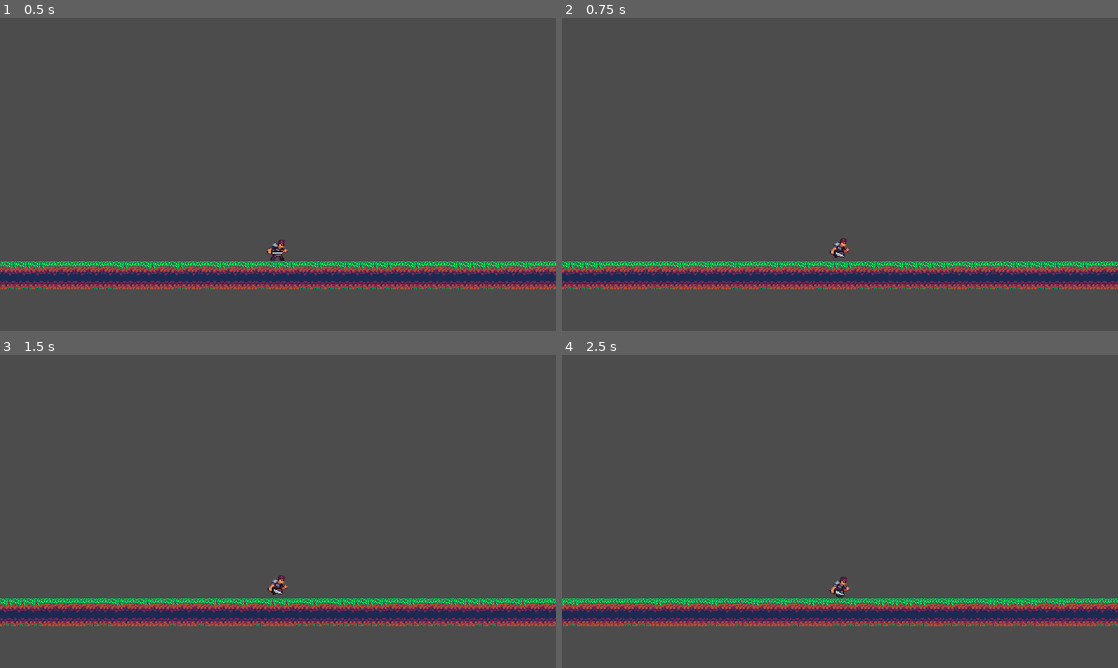
Above: before the commit, frames 1-4 (two rows, left to right).
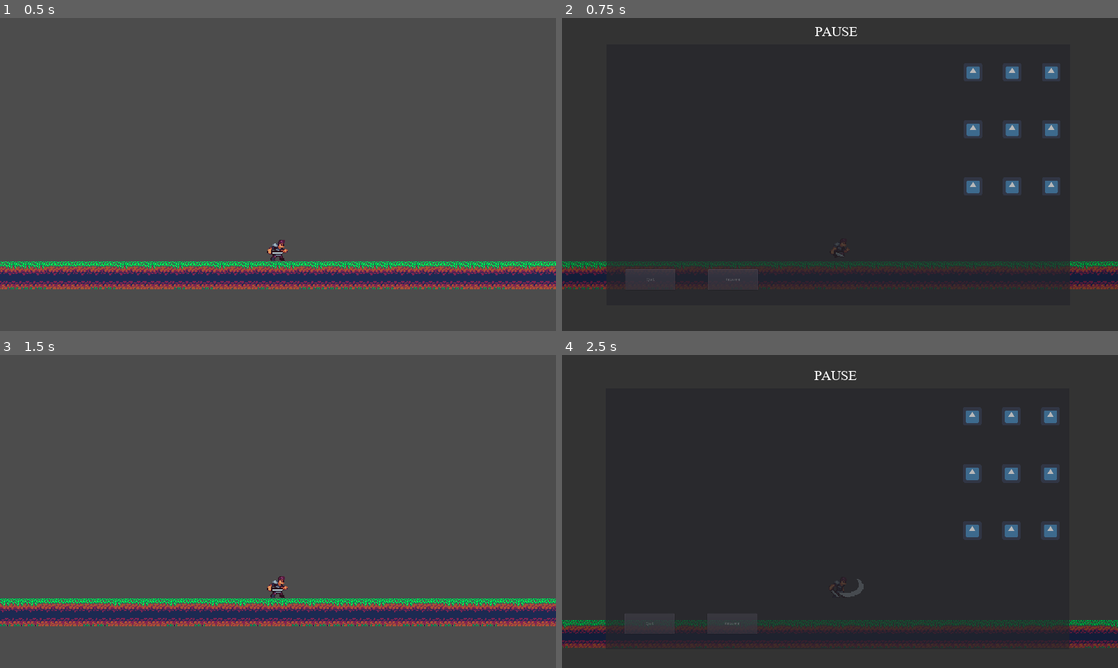
Above: after the commit, the same moments.

Repository: PanWitos/projekt-zespolowy
Game: Godot game, scene res://GameControl.tscn
The game is run twice, just before and just after one commit, with the same random seed, the same clock (stepped at 60 frames per second) and the same inputs. The engine's default icon, where the game draws it, is replaced by a stand-in: a white triangle on a blue panel in a dark square.
Inputs (mouse positions are in pixels of both pictures, inside the frame that each line leads up to):
- Up to frame 1 (0.5 s): no input
- Up to frame 2 (0.75 s): tap Enter at 0.5 s; hold Right (ui_right) from 0.53 s (still down); tap Home (ui_home) at 0.6 s
- Up to frame 3 (1.5 s): tap Up (ui_up) at 0.77 s; release Right (ui_right) at 1.25 s; click (172, 617) at 1.25 s, where only the run after the commit has a clickable "Resume"
- Up to frame 4 (2.5 s): hold Right (ui_right) from 2.03 s (still down); tap X (Attack) at 2.1 s; tap Up (ui_up) at 2.27 s; tap Home (ui_home) at 2.3 s

Frame 1 is identical in both runs. In frame 2, 99% of the frame differs, in the area x 0-100%, y 0-100%; in frame 3, 4.3%; in frame 4, 100%.

Commit message:
Added Menu

Diff:
--- /dev/null
+++ b/AbilityItem.tscn
@@ -0,0 +1,21 @@
+[gd_scene load_steps=2 format=2]
+
+[ext_resource path="res://icon.png" type="Texture" id=1]
+
+[node name="CenterContainer" type="CenterContainer"]
+margin_right = 133.0
+margin_bottom = 700.0
+rect_pivot_offset = Vector2( -1178, -90 )
+size_flags_horizontal = 3
+size_flags_vertical = 3
+__meta__ = {
+"_edit_use_anchors_": false
+}
+
+[node name="TextureRect" type="TextureRect" parent="."]
+margin_left = 34.0
+margin_top = 318.0
+margin_right = 98.0
+margin_bottom = 382.0
+rect_min_size = Vector2( 64, 64 )
+texture = ExtResource( 1 )
--- a/GameControl.gd
+++ b/GameControl.gd
@@ -1,9 +1,23 @@
 extends Node
 
+onready var menu = $PauseMenu
+onready var world = $World
 
 func _process(delta):
 	if Input.is_action_just_pressed("ui_home"):
 		if get_tree().paused:
 			get_tree().paused = false
+			menu.visible = false
 		elif get_tree().paused == false:
 			get_tree().paused = true
+			menu.visible = true
+			menu.rect_position = world.playerPos + Vector2(-960,-790)
+
+
+func _on_Quit_pressed():
+	get_tree().quit()
+
+
+func _on_Resume_pressed():
+	get_tree().paused = false
+	menu.visible = false
--- a/GameControl.tscn
+++ b/GameControl.tscn
@@ -1,10 +1,19 @@
-[gd_scene load_steps=3 format=2]
+[gd_scene load_steps=4 format=2]
 
 [ext_resource path="res://World/World.tscn" type="PackedScene" id=1]
 [ext_resource path="res://GameControl.gd" type="Script" id=2]
+[ext_resource path="res://PauseMenu.tscn" type="PackedScene" id=3]
 
 [node name="GameControl" type="Node"]
 pause_mode = 2
 script = ExtResource( 2 )
 
 [node name="World" parent="." instance=ExtResource( 1 )]
+
+[node name="PauseMenu" parent="." instance=ExtResource( 3 )]
+visible = false
+
+[connection signal="pressed" from="PauseMenu/Panel/Quit" to="." method="_on_Quit_pressed"]
+[connection signal="pressed" from="PauseMenu/Panel/Resume" to="." method="_on_Resume_pressed"]
+
+[editable path="PauseMenu"]
--- /dev/null
+++ b/PauseMenu.tscn
@@ -0,0 +1,118 @@
+[gd_scene load_steps=3 format=2]
+
+[ext_resource path="res://Times_New_Roman.tres" type="DynamicFont" id=1]
+[ext_resource path="res://AbilityItem.tscn" type="PackedScene" id=2]
+
+[node name="PauseMenu" type="Control"]
+margin_right = 1920.0
+margin_bottom = 1080.0
+__meta__ = {
+"_edit_use_anchors_": false
+}
+
+[node name="ColorRect" type="ColorRect" parent="."]
+margin_left = -40.0
+margin_top = -60.0
+margin_right = 1960.0
+margin_bottom = 1140.0
+color = Color( 0, 0, 0, 0.321569 )
+__meta__ = {
+"_edit_use_anchors_": false
+}
+
+[node name="RichTextLabel" type="RichTextLabel" parent="."]
+margin_left = 880.0
+margin_top = 20.0
+margin_right = 1040.0
+margin_bottom = 80.0003
+custom_fonts/normal_font = ExtResource( 1 )
+text = "PAUSE"
+fit_content_height = true
+scroll_active = false
+__meta__ = {
+"_edit_use_anchors_": false
+}
+
+[node name="Panel" type="Panel" parent="."]
+modulate = Color( 1, 1, 1, 0.662745 )
+margin_left = 160.0
+margin_top = 90.0
+margin_right = 1760.0
+margin_bottom = 990.0
+__meta__ = {
+"_edit_use_anchors_": false
+}
+
+[node name="GridContainer" type="GridContainer" parent="Panel"]
+margin_left = 1200.0
+margin_right = 1600.0
+margin_bottom = 588.0
+columns = 3
+__meta__ = {
+"_edit_use_anchors_": false
+}
+
+[node name="CenterContainer" parent="Panel/GridContainer" instance=ExtResource( 2 )]
+margin_right = 130.0
+margin_bottom = 193.0
+
+[node name="CenterContainer2" parent="Panel/GridContainer" instance=ExtResource( 2 )]
+margin_left = 134.0
+margin_right = 264.0
+margin_bottom = 193.0
+
+[node name="CenterContainer3" parent="Panel/GridContainer" instance=ExtResource( 2 )]
+margin_left = 268.0
+margin_right = 398.0
+margin_bottom = 193.0
+
+[node name="CenterContainer4" parent="Panel/GridContainer" instance=ExtResource( 2 )]
+margin_top = 197.0
+margin_right = 130.0
+margin_bottom = 390.0
+
+[node name="CenterContainer5" parent="Panel/GridContainer" instance=ExtResource( 2 )]
+margin_left = 134.0
+margin_top = 197.0
+margin_right = 264.0
+margin_bottom = 390.0
+
+[node name="CenterContainer6" parent="Panel/GridContainer" instance=ExtResource( 2 )]
+margin_left = 268.0
+margin_top = 197.0
+margin_right = 398.0
+margin_bottom = 390.0
+
+[node name="CenterContainer7" parent="Panel/GridContainer" instance=ExtResource( 2 )]
+margin_top = 394.0
+margin_right = 130.0
+margin_bottom = 587.0
+
+[node name="CenterContainer8" parent="Panel/GridContainer" instance=ExtResource( 2 )]
+margin_left = 134.0
+margin_top = 394.0
+margin_right = 264.0
+margin_bottom = 587.0
+
+[node name="CenterContainer9" parent="Panel/GridContainer" instance=ExtResource( 2 )]
+margin_left = 268.0
+margin_top = 394.0
+margin_right = 398.0
+margin_bottom = 587.0
+
+[node name="Quit" type="Button" parent="Panel"]
+margin_left = 65.0
+margin_top = 777.0
+margin_right = 237.0
+margin_bottom = 849.0
+text = "Quit"
+
+[node name="Resume" type="Button" parent="Panel"]
+margin_left = 350.0
+margin_top = 777.0
+margin_right = 522.0
+margin_bottom = 849.0
+text = "Resume"
+__meta__ = {
+"_edit_use_anchors_": false
+}
--- /dev/null
+++ b/Times_New_Roman.tres
@@ -0,0 +1,7 @@
+[gd_resource type="DynamicFont" load_steps=2 format=2]
+
+[ext_resource path="res://times.ttf" type="DynamicFontData" id=1]
+
+[resource]
+size = 50
+font_data = ExtResource( 1 )
--- a/World/World.gd
+++ b/World/World.gd
@@ -1,6 +1,8 @@
 extends Node
 
 onready var currentLevel = self.get_child(0)
+
+export var playerPos = Vector2.ZERO
 
 func _ready():
 	SignalBus.connect("LevelChange", self, "_LevelChange")
@@ -32,3 +34,7 @@
 
 	currentLevel.queue_free()
 	currentLevel = nextLevel
+
+func _process(delta):
+	var player = currentLevel.get_node("player")
+	playerPos = player.position
--- a/project.godot
+++ b/project.godot
@@ -22,6 +22,7 @@
 
 window/size/width=1920
 window/size/height=1080
+window/size/fullscreen=true
 window/size/test_width=1920
 window/size/test_height=1080
 window/stretch/mode="2d"
Binary file added: times.ttf
